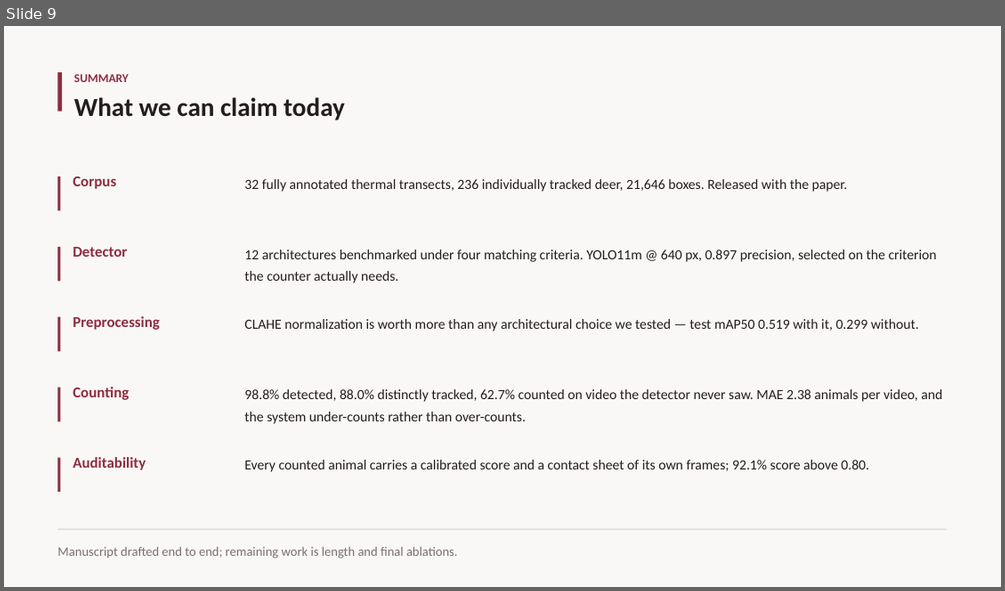
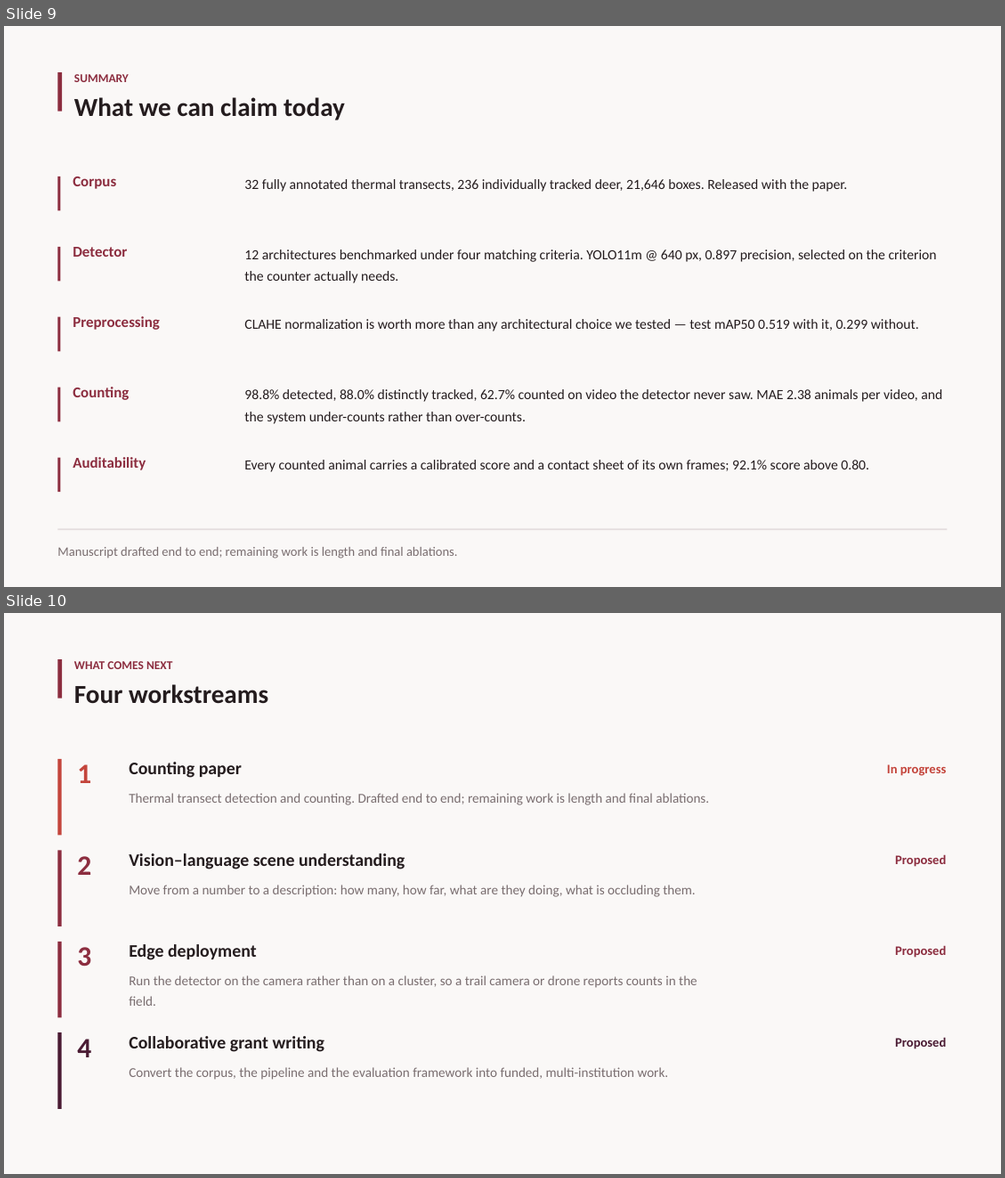
Before and after one commit to taminulislam/wildlife, a slide deck: docs/slides/wildlife_results.pptx. Shown one above the other, each under a label of ours: slide 9 before the commit, slides 9 and 10 after it. The pictures are 1005x591 and 1005x1178 pixels, drawn with LibreOffice and Linux fonts; fonts in the diff are those of the drawing. Boxes give left, top, right and bottom in pixels: in the first picture for what was removed or moved away, otherwise in the second. Text is boxed around its words. In the diff, an @@ line names an element or a change of style, - is before the commit and + after.

```diff
--- a/docs/slides/wildlife_results.pptx
+++ b/docs/slides/wildlife_results.pptx
@@ slide 10 added at (4,613,1001,1174), background #FFFFFF @@
@@ rectangle added at (4,613,1001,1174), fill #FAF8F7 @@
@@ rectangle added at (57,659,63,698), fill #8C2D3F @@
@@ text added at (74,661,172,669), 11.5 pt, text #8C2D3F, bold @@
+WHAT COMES NEXT
@@ text added at (74,684,268,704), 25 pt, text #241C1E, bold @@
+Four workstreams
@@ rectangle added at (57,759,62,835), fill #C4453C @@
@@ text added at (77,764,91,783), 27 pt, text #C4453C, bold @@
+1
@@ text added at (129,762,242,778), 17 pt, text #241C1E, bold @@
+Counting paper
@@ text added at (887,764,946,776), 12.5 pt, text #C4453C, bold @@
+In progress
@@ text added at (129,793,709,805), 13 pt, text #7A6E70 @@
+Thermal transect detection and counting. Drafted end to end; remaining work is length and final ablations.
@@ rectangle added at (57,850,62,926), fill #8C2D3F @@
@@ text added at (77,856,91,875), 27 pt, text #8C2D3F, bold @@
+2
@@ text added at (129,853,404,869), 17 pt, text #241C1E, bold @@
+Vision–language scene understanding
@@ text added at (895,854,946,867), 12.5 pt, text #8C2D3F, bold @@
+Proposed
@@ text added at (129,884,695,897), 13 pt, text #7A6E70 @@
+Move from a number to a description: how many, how far, what are they doing, what is occluding them.
@@ rectangle added at (57,941,62,1018), fill #8C2D3F @@
@@ text added at (77,947,91,966), 27 pt, text #8C2D3F, bold @@
+3
@@ text added at (129,944,257,960), 17 pt, text #241C1E, bold @@
+Edge deployment
@@ text added at (895,945,946,957), 12.5 pt, text #8C2D3F, bold @@
+Proposed
@@ text added at (129,975,697,1005), 13 pt, text #7A6E70 @@
+Run the detector on the camera rather than on a cluster, so a trail camera or drone reports counts in the field.
@@ rectangle added at (57,1032,62,1109), fill #4A1B33 @@
@@ text added at (77,1038,91,1057), 27 pt, text #4A1B33, bold @@
+4
@@ text added at (129,1036,324,1052), 17 pt, text #241C1E, bold @@
+Collaborative grant writing
@@ text added at (895,1037,946,1049), 12.5 pt, text #4A1B33, bold @@
+Proposed
@@ text added at (129,1067,669,1079), 13 pt, text #7A6E70 @@
+Convert the corpus, the pipeline and the evaluation framework into funded, multi-institution work.
```
Also in this commit, not shown: 3 other slides added, 3 other files.
